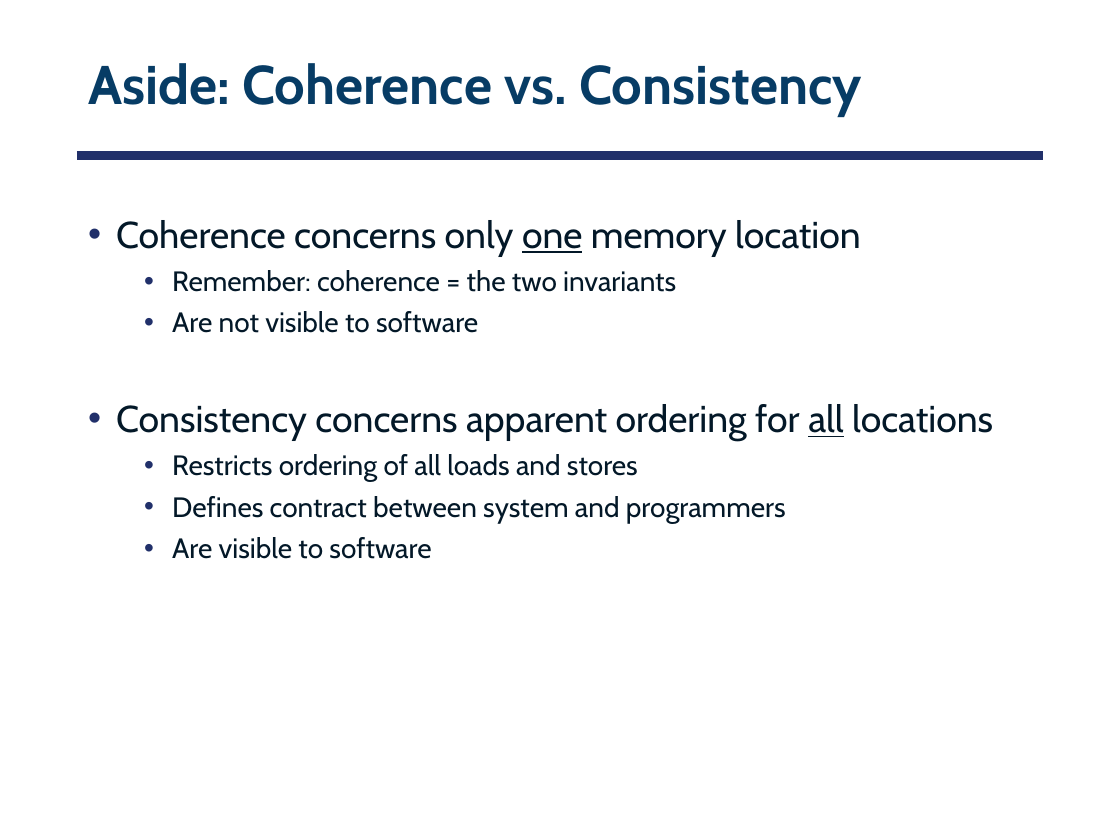
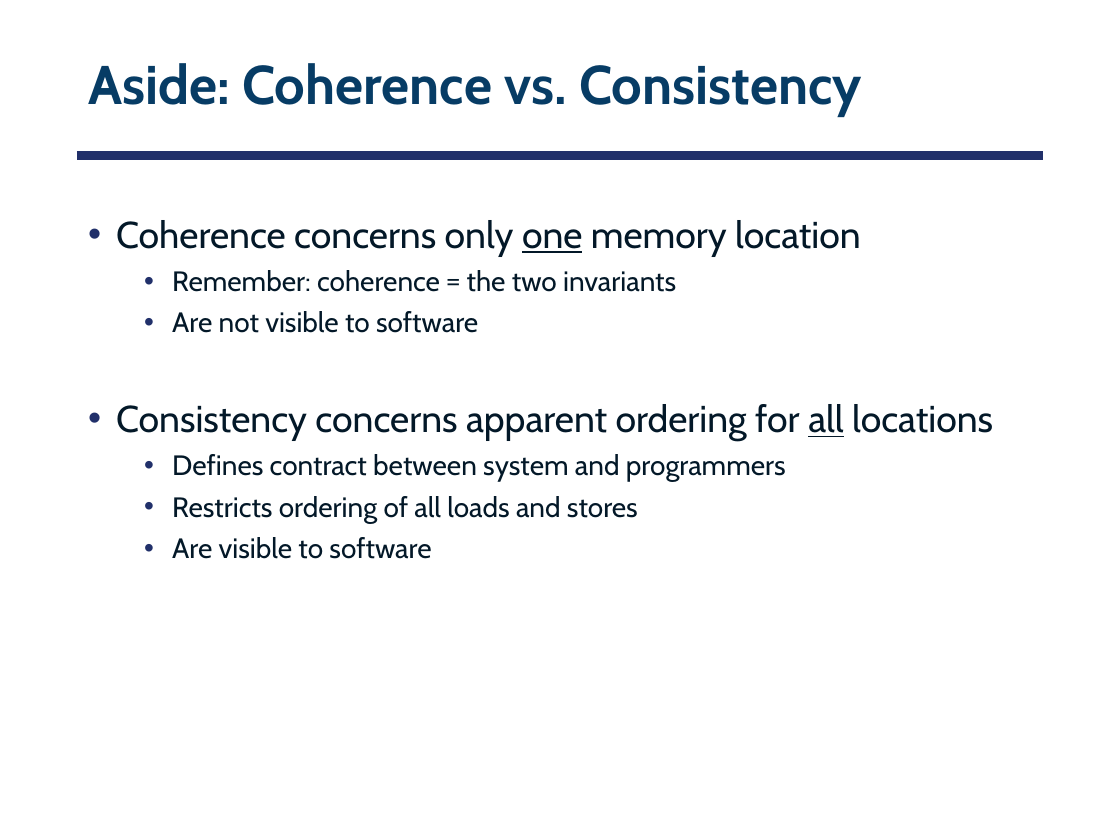
Before and after one commit to smajidzahedi/ECE350, a slide deck: slide 18 of 05-multiprocessor.pptx. Drawn at 1120x840 pixels with LibreOffice and Linux fonts; fonts in the diff are those of the drawing. Boxes give left, top, right and bottom in pixels: in the first picture for what was removed or moved away, otherwise in the second. Text is boxed around its words. In the diff, an @@ line names an element or a change of style, - is before the commit and + after.

```diff
--- a/05-multiprocessor.pptx
+++ b/05-multiprocessor.pptx
@@ text at [172, 270, 676, 292]: font Cabin to Calibri in "=" @@
@@ text at [172, 454, 786, 482]: paragraph added @@
+  • Defines contract between system and programmers
@@ text at [172, 496, 786, 523]: paragraph removed @@
-  • Defines contract between system and programmers
```
Also in this commit, not shown: 1 other slide changed, 1 other file.
